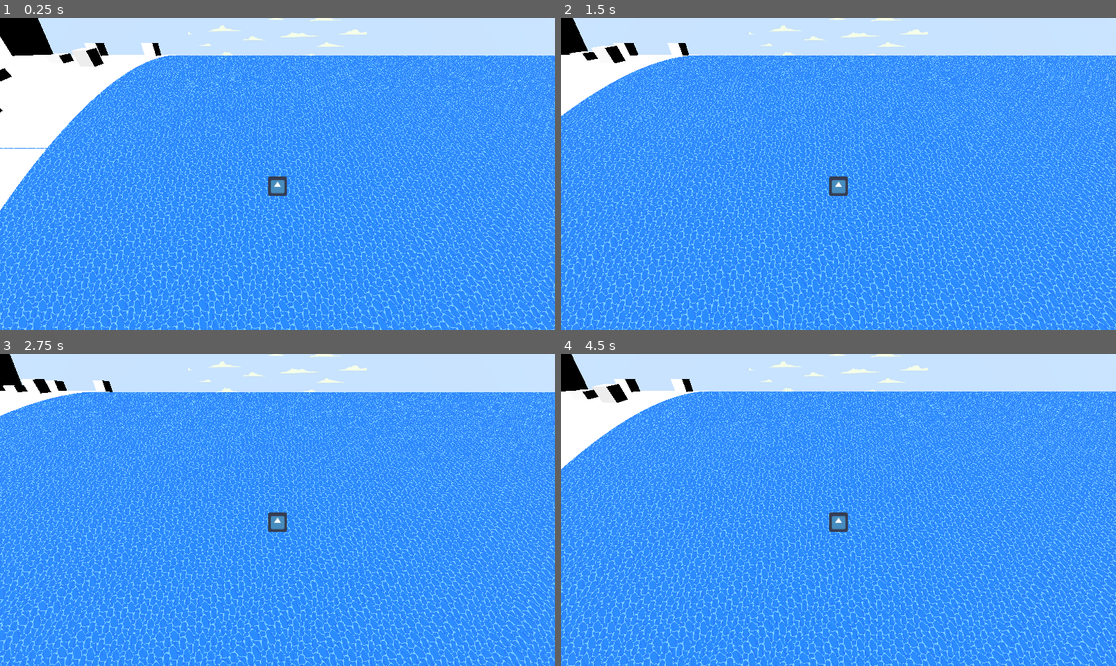
Above: before the commit, frames 1-4 (two rows, left to right).
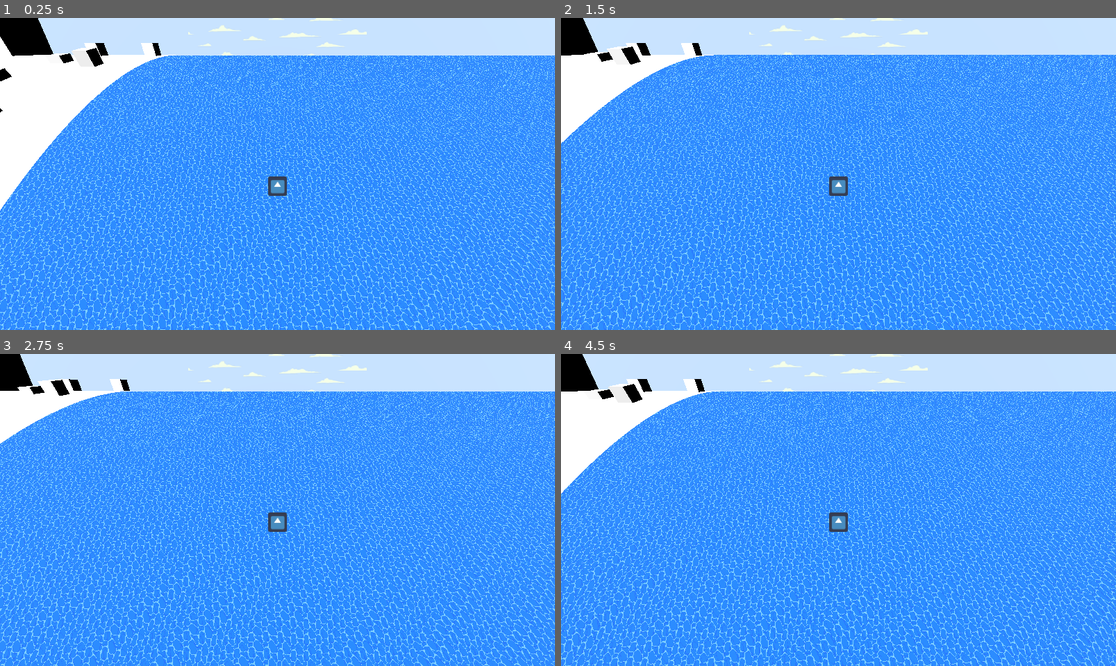
Above: after the commit, the same moments.

Repository: jrussellrivers/WaterCurve
Game: Godot game, scene res://scenes/world.tscn
Same seed, same stepped clock (60 frames per second), same inputs: the game is played once before the commit and once after it. Before the commit the project starts from res://world.tscn. The engine's default icon, where the game draws it, is replaced by a stand-in: a white triangle on a blue panel in a dark square.
Inputs:
- Up to frame 1 (0.25 s): no input
- Up to frame 2 (1.5 s): hold Right (ui_right) 0.53-1.28 s; hold Down (ui_down) from 1.28 s (still down)
- Up to frame 3 (2.75 s): release Down (ui_down) at 2.03 s; hold Right (ui_right) from 2.03 s (still down)
- Up to frame 4 (4.5 s): release Right (ui_right) at 2.78 s; hold Up (ui_up) 2.78-3.53 s; hold Left (ui_left) from 3.53 s (still down)

The runs differ from the first frame. In frame 1, 23% of the frame differs, in the area x 0-100%, y 12-100%; in frame 2, 26%; in frame 3, 26%; in frame 4, 26%, in the area x 0-100%, y 0-100%.

Commit message:
Multi Ocean Mesh
Added multiple ocean mesh instances with long y value 10k+. Seems to work fine. Organized folders as well

Diff:
--- a/Camera.gd
+++ /dev/null
@@ -1,15 +0,0 @@
-extends Camera3D
-
-var speed = 0.04
-var rolling_log = null
-
-func _process(delta):
-	pass
-#	if Input.is_action_pressed("ui_up"):
-#		rotate_object_local(Vector3(1,0,0), speed)
-#	if Input.is_action_pressed("ui_down"):
-#		rotate_object_local(Vector3(1,0,0), -speed)
-#	if Input.is_action_pressed("ui_left"):
-#		rotate_object_local(Vector3(0,1,0), speed)
-#	if Input.is_action_pressed("ui_right"):
-#		rotate_object_local(Vector3(0,1,0), -speed)
--- a/default_env.tres
+++ /dev/null
@@ -1,7 +0,0 @@
-[gd_resource type="Environment" load_steps=2 format=3 uid="uid://bpwb7yt1hs16d"]
-
-[sub_resource type="Sky" id="1"]
-
-[resource]
-background_mode = 2
-sky = SubResource("1")
--- a/parallax_background.gd
+++ /dev/null
@@ -1,11 +0,0 @@
-extends ParallaxBackground
-
-
-# Called when the node enters the scene tree for the first time.
-func _ready():
-	pass # Replace with function body.
-
-
-# Called every frame. 'delta' is the elapsed time since the previous frame.
-func _process(delta):
-	self.
--- a/project.godot
+++ b/project.godot
@@ -11,9 +11,18 @@
 [application]
 
 config/name="WaterCurvePtototype"
-run/main_scene="res://world.tscn"
+run/main_scene="res://scenes/world.tscn"
 config/features=PackedStringArray("4.3")
 config/icon="res://icon.png"
+
+[file_customization]
+
+folder_colors={
+"res://assets/": "green",
+"res://scenes/": "blue",
+"res://scripts/": "red",
+"res://shaders/": "purple"
+}
 
 [input]
 
@@ -84,10 +93,6 @@
 ]
 }
 
-[rendering]
-
-environment/defaults/default_environment="res://default_env.tres"
-
 [shader_globals]
 
 player_pos={
--- a/world.tscn
+++ b/scenes/world.tscn
@@ -1,12 +1,13 @@
-[gd_scene load_steps=16 format=3 uid="uid://cm1rrycovnq0a"]
+[gd_scene load_steps=14 format=3 uid="uid://cm1rrycovnq0a"]
 
-[ext_resource type="Script" path="res://player_default.gd" id="1_kk3xm"]
-[ext_resource type="Script" path="res://Camera.gd" id="2"]
-[ext_resource type="Texture2D" uid="uid://3vwy58tw7385" path="res://icon.png" id="3_esruw"]
-[ext_resource type="Shader" path="res://ocean.gdshader" id="4_y7bha"]
-[ext_resource type="Shader" path="res://rolling.gdshader" id="5_6ydy4"]
-[ext_resource type="ArrayMesh" uid="uid://c45awlvh220wx" path="res://world_mesh.obj" id="5_a1cjj"]
-[ext_resource type="Texture2D" uid="uid://bf6ysev45u8kb" path="res://clouds.png" id="7_g336n"]
+[ext_resource type="Script" path="res://scripts/player.gd" id="1_iugm4"]
+[ext_resource type="Texture2D" uid="uid://3vwy58tw7385" path="res://icon.png" id="2_ugcop"]
+[ext_resource type="Texture2D" uid="uid://bf6ysev45u8kb" path="res://assets/clouds.png" id="3_0veqf"]
+[ext_resource type="Shader" path="res://shaders/ocean.gdshader" id="4_pb4yj"]
+[ext_resource type="ArrayMesh" uid="uid://c45awlvh220wx" path="res://assets/blender/world_mesh.obj" id="5_qncqm"]
+[ext_resource type="Shader" path="res://shaders/rolling.gdshader" id="6_bynpf"]
+
+[sub_resource type="WorldBoundaryShape3D" id="WorldBoundaryShape3D_hxtat"]
 
 [sub_resource type="CapsuleShape3D" id="CapsuleShape3D_72yuh"]
 
@@ -19,12 +20,12 @@
 billboard_mode = 1
 
 [sub_resource type="PlaneMesh" id="PlaneMesh_gubsm"]
-size = Vector2(100, 100)
-subdivide_depth = 20
+size = Vector2(100, 10000)
+subdivide_depth = 2000
 
 [sub_resource type="ShaderMaterial" id="ShaderMaterial_00xug"]
 render_priority = 0
-shader = ExtResource("4_y7bha")
+shader = ExtResource("4_pb4yj")
 shader_parameter/active = true
 shader_parameter/remap_normals = true
 shader_parameter/RADIUS = 35.0
@@ -33,16 +34,12 @@
 shader_parameter/WATER2_COL = Color(0.0319583, 0.323766, 0.727357, 1)
 shader_parameter/FOAM_COL = Color(0.335608, 0.583814, 0.994776, 1)
 shader_parameter/distortion_speed = 2.0
-shader_parameter/tile = Vector2(1000, 1000)
+shader_parameter/tile = Vector2(1000, 100000)
 shader_parameter/wave_speed = 1.5
 
-[sub_resource type="WorldBoundaryShape3D" id="WorldBoundaryShape3D_hxtat"]
-
-[sub_resource type="BoxShape3D" id="BoxShape3D_tkduv"]
-
-[sub_resource type="ShaderMaterial" id="ShaderMaterial_crds3"]
+[sub_resource type="ShaderMaterial" id="ShaderMaterial_l3iw8"]
 render_priority = 0
-shader = ExtResource("5_6ydy4")
+shader = ExtResource("6_bynpf")
 shader_parameter/active = true
 shader_parameter/remap_normals = true
 shader_parameter/RADIUS = 35.0
@@ -52,7 +49,7 @@
 shader_parameter/roughness = null
 shader_parameter/metallic_texture_channel = null
 shader_parameter/specular = null
-shader_parameter/metallic = null
+shader_parameter/metallic = 0.0
 
 [node name="Node3D" type="Node3D"]
 
@@ -63,17 +60,22 @@
 light_volumetric_fog_energy = 0.0
 shadow_normal_bias = 0.0
 
+[node name="FloorBoundary" type="StaticBody3D" parent="."]
+
+[node name="Floor" type="CollisionShape3D" parent="FloorBoundary"]
+transform = Transform3D(1, 0, 0, 0, 1, 0, 0, 0, 1, 100, 0, 0)
+shape = SubResource("WorldBoundaryShape3D_hxtat")
+
 [node name="Player" type="CharacterBody3D" parent="."]
 transform = Transform3D(1, 0, 0, 0, 1, 0, 0, 0, 1, 0, 0.5, 0)
-script = ExtResource("1_kk3xm")
+script = ExtResource("1_iugm4")
 
 [node name="Camera3D" type="Camera3D" parent="Player"]
 transform = Transform3D(1, 0, 0, 0, 0.5, 0.866026, 0, -0.866026, 0.5, 0, 6, 3)
-script = ExtResource("2")
 
 [node name="Sprite3D" type="Sprite3D" parent="Player"]
 billboard = 1
-texture = ExtResource("3_esruw")
+texture = ExtResource("2_ugcop")
 
 [node name="CollisionShape3D" type="CollisionShape3D" parent="Player"]
 shape = SubResource("CapsuleShape3D_72yuh")
@@ -83,7 +85,7 @@
 [node name="Clouds" type="Sprite3D" parent="Player/Background"]
 transform = Transform3D(2, 0, 0, 0, 1.99923, -0.0555641, 0, 0.0555641, 1.99923, 0, -6, -20)
 billboard = 1
-texture = ExtResource("7_g336n")
+texture = ExtResource("3_0veqf")
 
 [node name="Sky" type="MeshInstance3D" parent="Player/Background"]
 transform = Transform3D(1, 0, 0, 0, 1, 0, 0, 0, 1, 0, 0, -50)
@@ -93,7 +95,7 @@
 
 [node name="Background" type="Node3D" parent="."]
 
-[node name="Ocean" type="StaticBody3D" parent="."]
+[node name="Ocean" type="Node3D" parent="."]
 
 [node name="OceanMesh" type="MeshInstance3D" parent="Ocean"]
 cast_shadow = 2
@@ -101,16 +103,17 @@
 skeleton = NodePath("../..")
 surface_material_override/0 = SubResource("ShaderMaterial_00xug")
 
-[node name="CollisionShape3D" type="CollisionShape3D" parent="Ocean"]
-shape = SubResource("WorldBoundaryShape3D_hxtat")
+[node name="OceanMesh2" type="MeshInstance3D" parent="Ocean"]
+transform = Transform3D(1, 0, 0, 0, 1, 0, 0, 0, 1, 100, 0, 0)
+cast_shadow = 2
+mesh = SubResource("PlaneMesh_gubsm")
+skeleton = NodePath("../..")
+surface_material_override/0 = SubResource("ShaderMaterial_00xug")
 
-[node name="Box" type="StaticBody3D" parent="."]
-transform = Transform3D(1, 0, 0, 0, 1, 0, 0, 0, 1, -30, 0.5, 0)
+[node name="TestBlender" type="Node3D" parent="."]
 
-[node name="CollisionShape3D" type="CollisionShape3D" parent="Box"]
-shape = SubResource("BoxShape3D_tkduv")
-
-[node name="BoxMesh" type="MeshInstance3D" parent="Box"]
-transform = Transform3D(1, 0, 0, 0, 1, 0, 0, 0, 1, 0, -0.5, 0)
-mesh = ExtResource("5_a1cjj")
-surface_material_override/0 = SubResource("ShaderMaterial_crds3")
+[node name="BoxMesh" type="MeshInstance3D" parent="TestBlender"]
+transform = Transform3D(1, 0, 0, 0, 1, 0, 0, 0, 1, -30, 0, 0)
+mesh = ExtResource("5_qncqm")
+skeleton = NodePath("")
+surface_material_override/0 = SubResource("ShaderMaterial_l3iw8")
--- a/player_default.gd
+++ b/scripts/player.gd
@@ -1,7 +1,7 @@
 extends CharacterBody3D
 
 
-const SPEED = 5.0
+const SPEED = 3
 
 
 func _physics_process(delta):
Not shown, changed: assets/blender/plane.blend.import
Renamed: plane.dae -> assets/blender/plane.dae
Not shown, changed: assets/blender/plane.dae.import
Renamed: plane.obj -> assets/blender/plane.obj
Not shown, added: assets/blender/plane.obj.import
Not shown, changed: assets/blender/world_mesh.blend.import
Renamed: world_mesh.obj -> assets/blender/world_mesh.obj
Not shown, added: assets/blender/world_mesh.obj.import
Renamed: clouds.png -> assets/clouds.png
Not shown, changed: assets/clouds.png.import
Not shown, removed: clouds.png.import
Not shown, removed: default_sprite.gdshaderinc
(and 11 more such lines)
